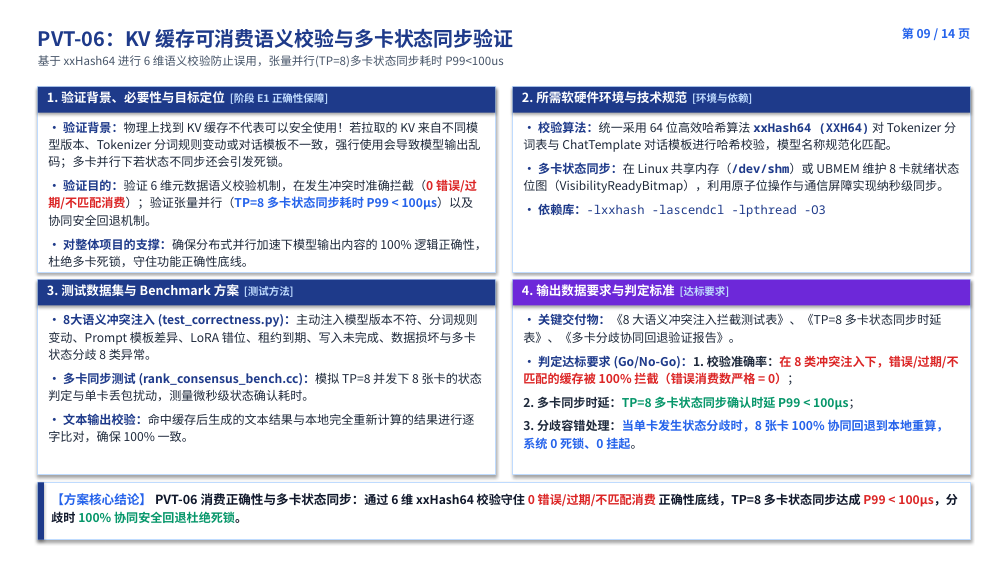
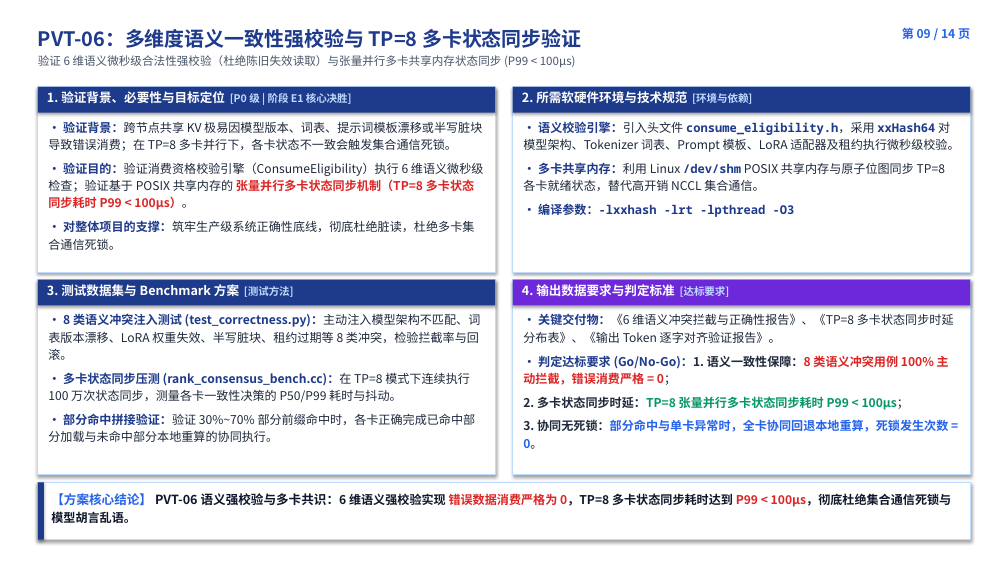
Before and after one commit to stonetree/reports, a slide deck: slide 9 of kvcache/unified_kv_memory/提前验证方案设计/验证计划方案设计/开发人员串讲PPT/00_统一异构KVCache存储池_提前验证全景与开发串讲完整版_预审版.pptx. Drawn at 1008x567 pixels with LibreOffice and Linux fonts; fonts in the diff are those of the drawing. Boxes give left, top, right and bottom in pixels: in the first picture for what was removed or moved away, otherwise in the second. Text is boxed around its words. In the diff, an @@ line names an element or a change of style, - is before the commit and + after.

Commit message:
全面对齐最新评审要求与用语规范

```diff
--- a/kvcache/unified_kv_memory/提前验证方案设计/验证计划方案设计/开发人员串讲PPT/00_统一异构KVCache存储池_提前验证全景与开发串讲完整版_预审版.pptx
+++ b/kvcache/unified_kv_memory/提前验证方案设计/验证计划方案设计/开发人员串讲PPT/00_统一异构KVCache存储池_提前验证全景与开发串讲完整版_预审版.pptx
@@ text at bbox=[38, 29, 581, 68]: text changed @@
-PVT-06：KV 缓存可消费语义校验与多卡状态同步验证
-基于 xxHash64 进行 6 维语义校验防止误用，张量并行(TP=8)多卡状态同步耗时 P99<100us
+PVT-06：多维度语义一致性强校验与 TP=8 多卡状态同步验证
+验证 6 维语义微秒级合法性强校验（杜绝陈旧失效读取）与张量并行多卡共享内存状态同步 (P99 < 100µs)
@@ text at bbox=[47, 91, 352, 104]: text changed @@
-1. 验证背景、必要性与目标定位 [阶段 E1 正确性保障]
+1. 验证背景、必要性与目标定位 [P0 级 | 阶段 E1 核心决胜]
@@ text at bbox=[48, 121, 484, 250]: text changed @@
-• 验证背景：物理上找到 KV 缓存不代表可以安全使用！若拉取的 KV 来自不同模型版本、Tokenizer 分词规则变动或对话模板不一致，强行使用会导致模型输出乱码；多卡并行下若状态不同步还会引发死锁。
-• 验证目的：验证 6 维元数据语义校验机制，在发生冲突时准确拦截（0 错误/过期/不匹配消费）；验证张量并行（TP=8 多卡状态同步耗时 P99 < 100µs）以及协同安全回退机制。
-• 对整体项目的支撑：确保分布式并行加速下模型输出内容的 100% 逻辑正确性，杜绝多卡死锁，守住功能正确性底线。
+• 验证背景：跨节点共享 KV 极易因模型版本、词表、提示词模板漂移或半写脏块导致错误消费；在 TP=8 多卡并行下，各卡状态不一致会触发集合通信死锁。
+• 验证目的：验证消费资格校验引擎（ConsumeEligibility）执行 6 维语义微秒级检查；验证基于 POSIX 共享内存的 张量并行多卡状态同步机制（TP=8 多卡状态同步耗时 P99 < 100µs）。
+• 对整体项目的支撑：筑牢生产级系统正确性底线，彻底杜绝脏读，杜绝多卡集合通信死锁。
@@ text at bbox=[523, 121, 959, 217]: text changed @@
-• 校验算法：统一采用 64 位高效哈希算法 xxHash64 (XXH64) 对 Tokenizer 分词表与 ChatTemplate 对话模板进行哈希校验，模型名称规范化匹配。
-• 多卡状态同步：在 Linux 共享内存（/dev/shm）或 UBMEM 维护 8 卡就绪状态位图（VisibilityReadyBitmap），利用原子位操作与通信屏障实现纳秒级同步。
-• 依赖库：-lxxhash -lascendcl -lpthread -O3
+• 语义校验引擎：引入头文件 consume_eligibility.h，采用 xxHash64 对模型架构、Tokenizer 词表、Prompt 模板、LoRA 适配器及租约执行微秒级校验。
+• 多卡共享内存：利用 Linux /dev/shm POSIX 共享内存与原子位图同步 TP=8 各卡就绪状态，替代高开销 NCCL 集合通信。
+• 编译参数：-lxxhash -lrt -lpthread -O3
@@ text at bbox=[48, 313, 481, 442]: text changed @@
-• 8大语义冲突注入 (test_correctness.py)：主动注入模型版本不符、分词规则变动、Prompt 模板差异、LoRA 错位、租约到期、写入未完成、数据损坏与多卡状态分歧 8 类异常。
-• 多卡同步测试 (rank_consensus_bench.cc)：模拟 TP=8 并发下 8 张卡的状态判定与单卡丢包扰动，测量微秒级状态确认耗时。
-• 文本输出校验：命中缓存后生成的文本结果与本地完全重新计算的结果进行逐字比对，确保 100% 一致。
+• 8 类语义冲突注入测试 (test_correctness.py)：主动注入模型架构不匹配、词表版本漂移、LoRA 权重失效、半写脏块、租约过期等 8 类冲突，检验拦截率与回滚。
+• 多卡状态同步压测 (rank_consensus_bench.cc)：在 TP=8 模式下连续执行 100 万次状态同步，测量各卡一致性决策的 P50/P99 耗时与抖动。
+• 部分命中拼接验证：验证 30%~70% 部分前缀命中时，各卡正确完成已命中部分加载与未命中部分本地重算的协同执行。
@@ text at bbox=[523, 313, 954, 449]: text changed @@
-• 关键交付物：《8 大语义冲突注入拦截测试表》、《TP=8 多卡状态同步时延表》、《多卡分歧协同回退验证报告》。
-• 判定达标要求 (Go/No-Go)：1. 校验准确率：在 8 类冲突注入下，错误/过期/不匹配的缓存被 100% 拦截（错误消费数严格 = 0）；
-2. 多卡同步时延：TP=8 多卡状态同步确认时延 P99 < 100µs；
-3. 分歧容错处理：当单卡发生状态分歧时，8 张卡 100% 协同回退到本地重算，系统 0 死锁、0 挂起。
+• 关键交付物：《6 维语义冲突拦截与正确性报告》、《TP=8 多卡状态同步时延分布表》、《输出 Token 逐字对齐验证报告》。
+• 判定达标要求 (Go/No-Go)：1. 语义一致性保障：8 类语义冲突用例 100% 主动拦截，错误消费严格 = 0；
+2. 多卡状态同步时延：TP=8 张量并行多卡状态同步耗时 P99 < 100µs；
+3. 协同无死锁：部分命中与单卡异常时，全卡协同回退本地重算，死锁发生次数 = 0。
@@ text at bbox=[51, 493, 952, 523]: text changed @@
-【方案核心结论】 PVT-06 消费正确性与多卡状态同步：通过 6 维 xxHash64 校验守住 0 错误/过期/不匹配消费 正确性底线，TP=8 多卡状态同步达成 P99 < 100µs，分歧时 100% 协同安全回退杜绝死锁。
+【方案核心结论】 PVT-06 语义强校验与多卡共识：6 维语义强校验实现 错误数据消费严格为 0，TP=8 多卡状态同步耗时达到 P99 < 100µs，彻底杜绝集合通信死锁与模型胡言乱语。
```
Also in this commit, not shown: 13 other slides changed, 5 other files.
